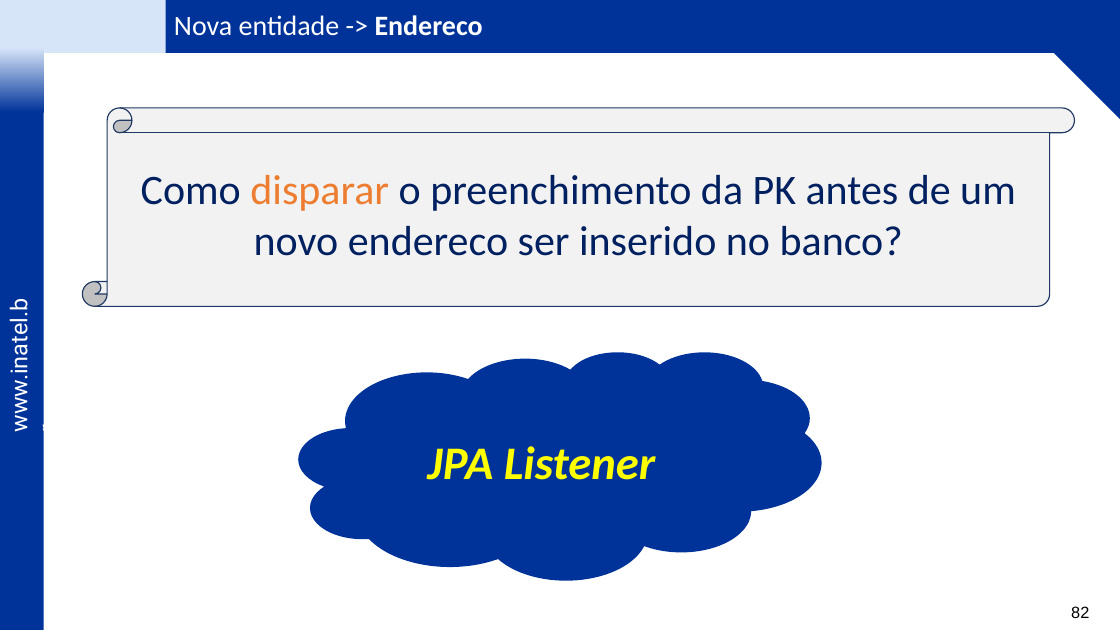
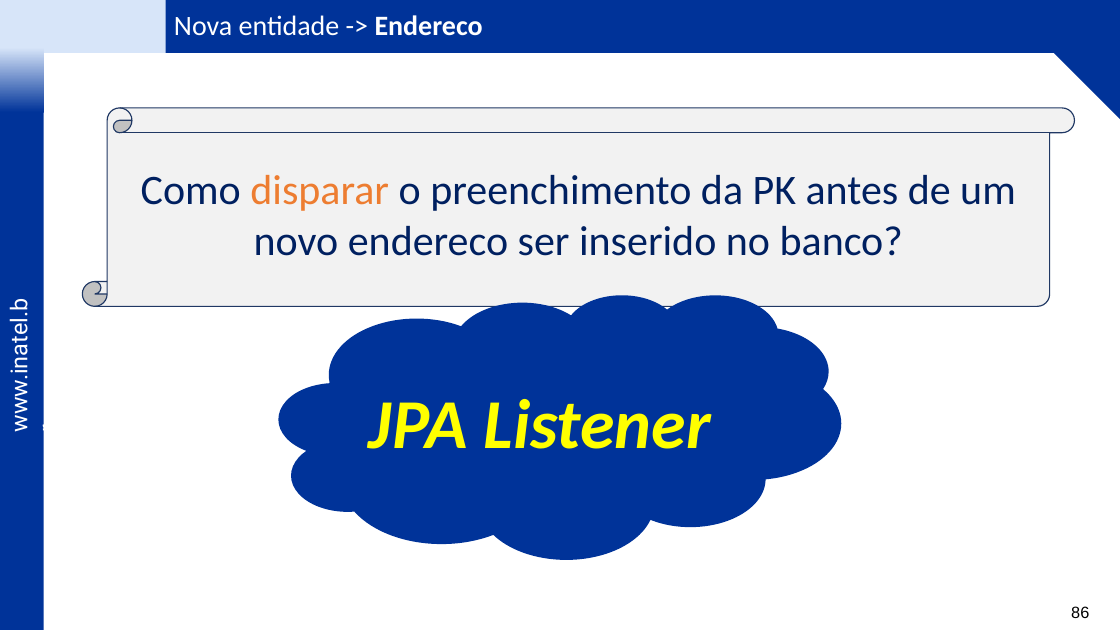
Before and after one commit to vitor-figueiredo/Lab_JPA, a slide deck: slide 86 of _docs/IDP Labs - JPA - v6.pptx (slide 82 before the commit). Drawn at 1120x630 pixels with LibreOffice and Linux fonts; fonts in the diff are those of the drawing; background and template pictures are left out. Boxes give left, top, right and bottom in pixels: in the first picture for what was removed or moved away, otherwise in the second. Text is boxed around its words. In the diff, an @@ line names an element or a change of style, - is before the commit and + after.

```diff
--- a/_docs/IDP Labs - JPA - v6.pptx
+++ b/_docs/IDP Labs - JPA - v6.pptx
@@ cloud "JPA Listener": place and size @@
-cloud "JPA Listener" at [299, 351, 822, 580]
+cloud "JPA Listener" at [279, 295, 841, 560]
@@ cloud "JPA Listener" at [279, 295, 841, 560]: size 40 to 60 pt @@
@@ page number at [1071, 606, 1089, 618]: text changed @@
-82
+86
```
Also in this commit, not shown: 23 other slides changed, 4 slides added, 2 other files.
